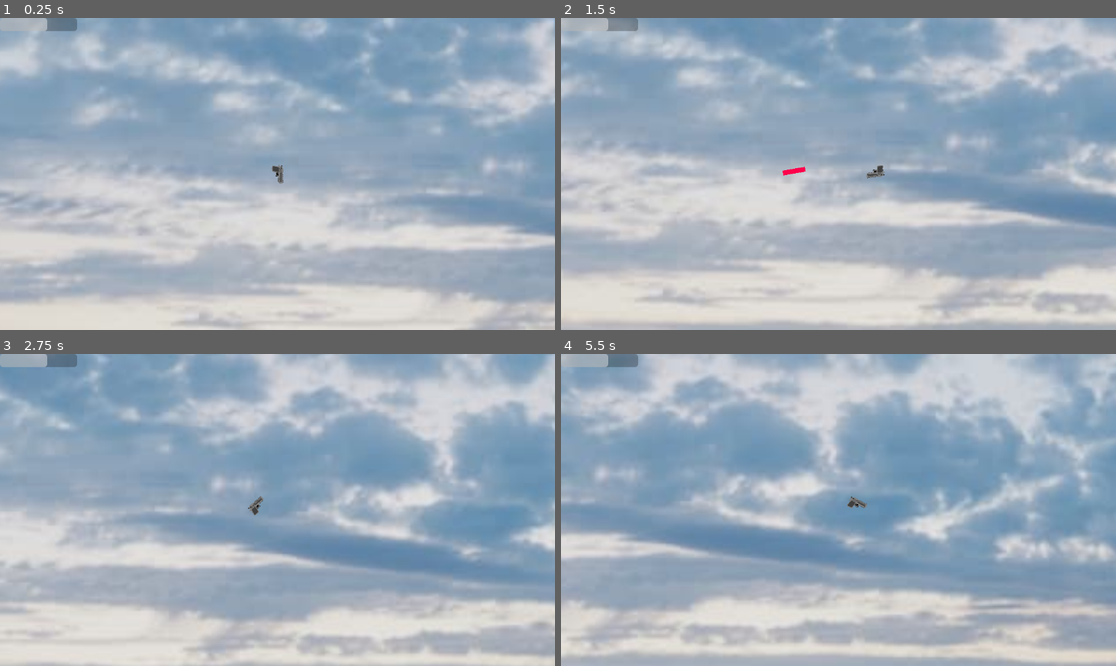
Above: before the commit, frames 1-4 (two rows, left to right).
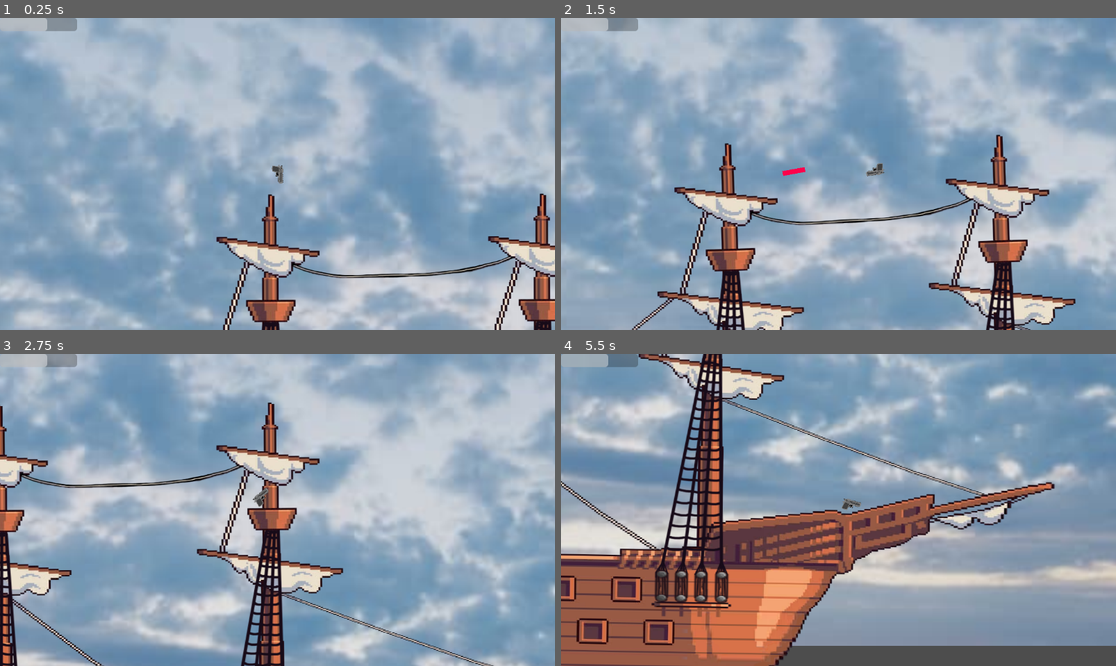
Above: after the commit, the same moments.

Repository: thatshawt/Brackey-gamejam-2024
Game: Godot game, scene res://scenes/boat_scene/boat_scene.tscn
The game is run twice, just before and just after one commit, with the same random seed, the same clock (stepped at 60 frames per second) and the same inputs. The project has no main scene, so this scene is started directly.
Inputs (mouse positions are in pixels of both pictures, inside the frame that each line leads up to):
- Up to frame 1 (0.25 s): no input
- Up to frame 2 (1.5 s): move the mouse to (960, 158) at 0.52 s; hold W (Climb) 0.53-1.28 s; hold D (MoveRight) from 0.53 s (still down); tap Space (Jump) at 0.77 s; move the mouse to (727, 189) at 1.27 s; click (727, 189) at 1.35 s
- Up to frame 3 (2.75 s): tap Space (Jump) at 1.52 s; tap W (Climb) at 1.55 s; move the mouse to (333, 441) at 2.02 s; release D (MoveRight) at 2.03 s; hold A (MoveLeft) from 2.03 s (still down); hold W (Climb) from 2.03 s (still down)
- Up to frame 4 (5.5 s): move the mouse to (810, 572) at 2.77 s; release A (MoveLeft) at 2.78 s; release W (Climb) at 2.78 s; hold D (MoveRight) 2.78-4.28 s; tap W (Climb) at 2.85, 3.8, 4.35 s; tap Space (Jump) at 3.02, 3.77, 4.52 s; move the mouse to (1005, 556) at 3.52 s; press the mouse at (1005, 556) at 3.53 s; move the mouse to (672, 463) at 4.27 s; release the mouse at (672, 463) at 4.28 s; hold A (MoveLeft) 4.28-5.03 s; move the mouse to (866, 510) at 5.02 s; hold D (MoveRight) from 5.03 s (still down); hold W (Climb) from 5.03 s (still down)

The runs differ from the first frame. In frame 1, 67% of the frame differs, in the area x 0-100%, y 0-100%; in frame 2, 67%; in frame 3, 68%; in frame 4, 76%.

Commit message:
Map and Player changes
upgraded the ship and added some freaky stuff also removed a lot of stuff from old player script

Diff:
--- a/scenes/boat_scene/boat_scene.tscn
+++ b/scenes/boat_scene/boat_scene.tscn
@@ -1,12 +1,32 @@
-[gd_scene load_steps=8 format=3 uid="uid://eix60at1ij85"]
-
+[gd_scene load_steps=18 format=3 uid="uid://eix60at1ij85"]
+
+[ext_resource type="Texture2D" uid="uid://btd6bxvgub7km" path="res://resources/freakyah.png" id="1_4jul4"]
 [ext_resource type="Texture2D" uid="uid://s8gawanopjdi" path="res://resources/skybox_clouds.jpeg" id="1_a0s00"]
 [ext_resource type="PackedScene" uid="uid://b81n620de3ncs" path="res://scenes/player/player.tscn" id="1_bvxlg"]
+[ext_resource type="Texture2D" uid="uid://cdqtcj5s3bsaf" path="res://resources/ship.png" id="2_w6jq1"]
+[ext_resource type="Texture2D" uid="uid://ojb7b4v7l1o5" path="res://resources/shipmast.png" id="4_q46a6"]
+[ext_resource type="Script" path="res://scenes/boat_scene/ropes.gd" id="5_k6s8a"]
+[ext_resource type="Script" path="res://scenes/boat_scene/ropes2.gd" id="6_vqwfa"]
+
+[sub_resource type="RectangleShape2D" id="RectangleShape2D_qsqk2"]
+size = Vector2(6232, 1222)
 
 [sub_resource type="Curve2D" id="Curve2D_en0jb"]
 
-[sub_resource type="RectangleShape2D" id="RectangleShape2D_ngirm"]
-size = Vector2(1752.48, 585.336)
+[sub_resource type="RectangleShape2D" id="RectangleShape2D_p7stx"]
+size = Vector2(58.6361, 11.1768)
+
+[sub_resource type="RectangleShape2D" id="RectangleShape2D_sytxi"]
+size = Vector2(304.79, 12)
+
+[sub_resource type="RectangleShape2D" id="RectangleShape2D_whfmp"]
+size = Vector2(215.463, 12)
+
+[sub_resource type="RectangleShape2D" id="RectangleShape2D_hudcq"]
+size = Vector2(264.68, 10.1098)
+
+[sub_resource type="RectangleShape2D" id="RectangleShape2D_6s023"]
+size = Vector2(74, 8.00002)
 
 [sub_resource type="Animation" id="Animation_17l2w"]
 length = 0.001
@@ -68,7 +88,27 @@
 
 [node name="BoatScene" type="Node2D"]
 
+[node name="cloud" type="Sprite2D" parent="."]
+position = Vector2(-162, -2936)
+scale = Vector2(1.40289, 1.19524)
+texture = ExtResource("1_4jul4")
+
+[node name="StaticBody2D" type="StaticBody2D" parent="cloud"]
+
+[node name="CollisionPolygon2D" type="CollisionPolygon2D" parent="cloud/StaticBody2D"]
+polygon = PackedVector2Array(-113.338, 25.936, -138.286, 22.5896, -158.958, 30.1194, -172.501, 55.219, -168.937, 71.9521, -176.778, 88.6851, -168.937, 102.072, -159.671, 123.825, -140.425, 126.334, -122.604, 150.597, -96.2301, 156.454, -76.9841, 183.227, -40.6305, 202.47, -11.405, 190.757, 30.6511, 197.45, 52.0356, 176.534, 69.856, 178.207, 94.0917, 153.944, 119.753, 165.657, 134.722, 151.434, 153.255, 138.884, 174.64, 98.7251, 151.83, 67.7688, 137.573, 68.6055, 110.486, 50.199, 87.6764, 1.6731, 68.4303, -16.7332, 73.42, -35.9763, 48.4715, -56.0559, -64.1534, -58.5659, -74.8456, -35.9763, -112.625, -5.85669, -104.784, 11.7131)
+
+[node name="Ocean" type="Area2D" parent="."]
+position = Vector2(-198, 166)
+
+[node name="CollisionShape2D" type="CollisionShape2D" parent="Ocean"]
+position = Vector2(198, 566)
+shape = SubResource("RectangleShape2D_qsqk2")
+
+[node name="AnimatedSprite2D" type="AnimatedSprite2D" parent="Ocean"]
+
 [node name="TextureRect" type="TextureRect" parent="."]
+z_index = -4
 offset_left = -3118.0
 offset_top = -2674.0
 offset_right = 3118.0
@@ -77,7 +117,7 @@
 stretch_mode = 4
 
 [node name="Player" parent="." instance=ExtResource("1_bvxlg")]
-position = Vector2(-804, -360)
+position = Vector2(-391, -813)
 
 [node name="Path2D" type="Path2D" parent="."]
 curve = SubResource("Curve2D_en0jb")
@@ -91,11 +131,93 @@
 collision_layer = 3
 collision_mask = 3
 
-[node name="CollisionShape2D" type="CollisionShape2D" parent="Path2D/AnimatableBody2D"]
-shape = SubResource("RectangleShape2D_ngirm")
+[node name="ship" type="Sprite2D" parent="Path2D/AnimatableBody2D"]
+position = Vector2(3.49998, -276)
+scale = Vector2(1.31613, 1)
+texture = ExtResource("2_w6jq1")
+
+[node name="masts" type="Sprite2D" parent="Path2D/AnimatableBody2D"]
+z_index = -2
+position = Vector2(0.999992, -274)
+scale = Vector2(1.31105, 1)
+texture = ExtResource("4_q46a6")
+
+[node name="ropes" type="Area2D" parent="Path2D/AnimatableBody2D"]
+script = ExtResource("5_k6s8a")
+
+[node name="CollisionPolygon2D" type="CollisionPolygon2D" parent="Path2D/AnimatableBody2D/ropes"]
+polygon = PackedVector2Array(-359, -45, -485, -45, -419, -501, -389, -501)
+
+[node name="ropes2" type="Area2D" parent="Path2D/AnimatableBody2D"]
+script = ExtResource("6_vqwfa")
+
+[node name="CollisionPolygon2D" type="CollisionPolygon2D" parent="Path2D/AnimatableBody2D/ropes2"]
+polygon = PackedVector2Array(66, -41, 186, -43, 177, -500, 149, -500)
+
+[node name="ShipCollision" type="CollisionPolygon2D" parent="Path2D/AnimatableBody2D"]
+polygon = PackedVector2Array(-815, -186, -796, -171, -650, -154, -616, -129, -574, -129, -518, -94, -401, -90, -304, -30, -8, -30, 127, -37, 194, -96, 419, -123, 455, -136, 624, -179, 612, -101, 464, -42, 456, -21, 425, -12, 370, 64, 324, 151, 287, 191, 236, 212, -674, 212, -698, 66, -715, 66, -731, 39, -740, -34, -805, -43, -817, -71, -764, -79, -812, -150, -817, -174)
+
+[node name="RearOneWayCollision" type="CollisionShape2D" parent="Path2D/AnimatableBody2D"]
+position = Vector2(-844.895, -184.984)
+rotation = 0.15473
+shape = SubResource("RectangleShape2D_p7stx")
+one_way_collision = true
+one_way_collision_margin = 0.2
+
+[node name="LowMastOneWayCollision" type="CollisionShape2D" parent="Path2D/AnimatableBody2D"]
+position = Vector2(-404.842, -438.335)
+rotation = 0.143256
+shape = SubResource("RectangleShape2D_sytxi")
+one_way_collision = true
+one_way_collision_margin = 0.2
+
+[node name="LowMastOneWayCollision2" type="CollisionShape2D" parent="Path2D/AnimatableBody2D"]
+position = Vector2(161, -439)
+rotation = 0.143256
+shape = SubResource("RectangleShape2D_sytxi")
+one_way_collision = true
+one_way_collision_margin = 0.2
+
+[node name="HighMastOneWayCollision" type="CollisionShape2D" parent="Path2D/AnimatableBody2D"]
+position = Vector2(-408, -661)
+rotation = 0.143256
+shape = SubResource("RectangleShape2D_whfmp")
+one_way_collision = true
+one_way_collision_margin = 0.2
+
+[node name="HighMastOneWayCollision2" type="CollisionShape2D" parent="Path2D/AnimatableBody2D"]
+position = Vector2(158, -661)
+rotation = 0.143256
+shape = SubResource("RectangleShape2D_whfmp")
+one_way_collision = true
+one_way_collision_margin = 0.2
+
+[node name="FrontOneWayCollision" type="CollisionShape2D" parent="Path2D/AnimatableBody2D"]
+position = Vector2(743.844, -177.142)
+rotation = -0.217664
+shape = SubResource("RectangleShape2D_hudcq")
+one_way_collision = true
+one_way_collision_margin = 0.2
+
+[node name="NestOneWayCollision" type="CollisionShape2D" parent="Path2D/AnimatableBody2D"]
+position = Vector2(-404, -509)
+shape = SubResource("RectangleShape2D_6s023")
+one_way_collision = true
+one_way_collision_margin = 0.2
+
+[node name="NestOneWayCollision2" type="CollisionShape2D" parent="Path2D/AnimatableBody2D"]
+position = Vector2(160, -509)
+shape = SubResource("RectangleShape2D_6s023")
+one_way_collision = true
+one_way_collision_margin = 0.2
 
 [node name="AnimationPlayer" type="AnimationPlayer" parent="Path2D"]
 libraries = {
 "": SubResource("AnimationLibrary_6k23n")
 }
 autoplay = "bobbing"
+
+[connection signal="body_entered" from="Path2D/AnimatableBody2D/ropes" to="Path2D/AnimatableBody2D/ropes" method="_on_body_entered"]
+[connection signal="body_exited" from="Path2D/AnimatableBody2D/ropes" to="Path2D/AnimatableBody2D/ropes" method="_on_body_exited"]
+[connection signal="body_entered" from="Path2D/AnimatableBody2D/ropes2" to="Path2D/AnimatableBody2D/ropes2" method="_on_body_entered"]
+[connection signal="body_exited" from="Path2D/AnimatableBody2D/ropes2" to="Path2D/AnimatableBody2D/ropes2" method="_on_body_exited"]
--- /dev/null
+++ b/scenes/boat_scene/ropes.gd
@@ -0,0 +1,13 @@
+extends Area2D
+
+
+func _on_body_entered(body):
+	if body.is_in_group("Climber"):
+		if body.climbing == false:
+			body.climbing = true
+
+
+func _on_body_exited(body):
+	if body.is_in_group("Climber"):
+		if body.climbing == true:
+			body.climbing = false
--- /dev/null
+++ b/scenes/boat_scene/ropes2.gd
@@ -0,0 +1,13 @@
+extends Area2D
+
+
+func _on_body_entered(body):
+	if body.is_in_group("Climber"):
+		if body.climbing == false:
+			body.climbing = true
+
+
+func _on_body_exited(body):
+	if body.is_in_group("Climber"):
+		if body.climbing == true:
+			body.climbing = false
--- a/scenes/player/CLIMB.gd
+++ b/scenes/player/CLIMB.gd
@@ -8,7 +8,7 @@
 	Player.gravity()
 	player_movement()
 	slide_movement(delta)
-	if Player.get_next_to_wall() == null:
+	if !Player.climbing:
 		if !Player.is_on_floor():
 			return STATES.FALL
 		else:
--- a/scenes/player/FALL.gd
+++ b/scenes/player/FALL.gd
@@ -11,8 +11,8 @@
 
 	if Player.is_on_floor():
 		return STATES.IDLE
-	if Player.get_next_to_wall() != null:
-		if Player.movement_input.x == Player.get_next_to_wall().x:
+	if Player.climbing:
+		if Player.movement_input.y < 0:
 			return STATES.CLIMB
 	if Player.jump_input:
 		if Player.can_jump or Player.coyote:
--- a/scenes/player/JUMP.gd
+++ b/scenes/player/JUMP.gd
@@ -5,17 +5,13 @@
 	Player.gravity()
 	player_movement()
 
-	if Player.touched_wall:
-		if Player.jump_just_released:
-			Player.velocity = lerp(Player.velocity, Vector2(0,0), 0.4)
-	else:
-		if Player.jump_just_released:
-			Player.velocity.y = lerp(Player.velocity.y, 0.0, 0.4)
+	if Player.jump_just_released:
+		Player.velocity.y = lerp(Player.velocity.y, 0.0, 0.4)
 
 	if Player.velocity.y > 0:
 		return STATES.FALL
-	if Player.get_next_to_wall() != null:
-		if Player.movement_input.x == Player.get_next_to_wall().x:
+	if Player.climbing:
+		if Player.movement_input.y < 0:
 			return STATES.CLIMB
 	if Player.jump_input:
 		if Player.can_jump:
@@ -29,10 +25,4 @@
 
 	if Player.can_jump or Player.coyote:
 		Player.velocity.y = Player.jump_velocity
-		if Player.get_next_to_wall() != null:
-			if !Player.is_on_floor():
-				Player.velocity.x = Player.get_next_to_wall().x * Player.jump_velocity
-		elif Player.prev_state == STATES.FALL:
-			if Player.wall_jump_coyote() != null:
-				Player.velocity.x = Player.wall_jump_coyote().x * Player.jump_velocity
 	Player.coyote = false
--- a/scenes/player/MOVE.gd
+++ b/scenes/player/MOVE.gd
@@ -10,6 +10,9 @@
 	if Player.velocity.y > 0:
 		if !Player.is_on_floor():
 			return STATES.FALL
+	if Player.climbing:
+		if Player.movement_input.y < 0:
+			return STATES.CLIMB
 	if Player.jump_input:
 		if Player.can_jump:
 			return STATES.JUMP
--- a/scenes/player/Player.gd
+++ b/scenes/player/Player.gd
@@ -16,7 +16,7 @@
 #player movement
 const jump_hang_gravity = 0
 const jump_height : float = 96
-const variable_jump_height : float = 88
+const variable_jump_height : float = 96
 const jump_time_to_peak : float = 0.6
 const jump_time_to_descent : float = 0.45
 const SPEED = 400
@@ -37,7 +37,6 @@
 #mechanics
 var health := 60.0
 var coyote := false
-var touched_wall := false
 var touched_floor := false
 var prev_velocity : Vector2 = Vector2.ZERO
 var jump_velocity : float = ((2.0 * jump_height) / jump_time_to_peak) * -1.0
@@ -49,6 +48,7 @@
 var max_jumps : int = 1
 var jump_buffer := false
 var wall_jump_buffer := false
+var climbing := false
 var downed := false
 var attack_duration := 0.1
 var attack_angle
@@ -72,6 +72,7 @@
 
 func _ready():
 	_spawn_weapon_in_hand()
+
 	for state in STATES.get_children():
 		state.STATES = STATES
 		state.Player = self
@@ -87,15 +88,8 @@
 		can_jump = false
 	elif jump_count < max_jumps:
 		can_jump = true
-	if get_next_to_wall() != null:
-		touched_wall = true
-		if velocity.y >= -164:
-			jump_count = 0
-	if jump_just_released:
-		touched_wall = false
 	if is_on_floor():
 		jump_count = 0
-		touched_wall = false
 
 func _physics_process(delta):
 	if is_on_floor(): _last_frame_was_on_floor = Engine.get_physics_frames()
@@ -184,24 +178,6 @@
 			return true
 	return false
 
-func get_next_to_wall():
-	for raycast in Raycasts.get_children():
-		raycast.force_raycast_update()
-		if $Raycasts/MidLeft.is_colliding():
-			if $Raycasts/TopLeft.is_colliding() or $Raycasts/BottomLeft.is_colliding():
-				prev_slide_dir = Vector2.LEFT
-				return Vector2.LEFT
-		elif $Raycasts/MidRight.is_colliding():
-			if $Raycasts/TopRight.is_colliding() or $Raycasts/BottomRight.is_colliding():
-					prev_slide_dir = Vector2.RIGHT
-					return Vector2.RIGHT
-		return null
-
-func wall_jump_coyote():
-	if wall_jump_buffer:
-		return prev_slide_dir
-	return null
-
 func attempt_correction(amount: int):
 	if test_move(global_transform, Vector2(0, velocity.y * get_physics_process_delta_time())):
 		for i in range(1, amount*2+1):
@@ -239,6 +215,10 @@
 	var mouse_pos = get_local_mouse_position()
 	Camera.position = (mouse_pos / sensitivity)
 
+func _input(event: InputEvent):
+	if (event.is_action_pressed("MoveDown")) && is_on_floor():
+		position.y += 1
+
 func player_input():
 	movement_input = Vector2.ZERO
 	if Input.is_action_pressed("MoveRight"):
--- a/scenes/player/player.tscn
+++ b/scenes/player/player.tscn
@@ -15,7 +15,7 @@
 [sub_resource type="RectangleShape2D" id="RectangleShape2D_37dgx"]
 size = Vector2(22, 42)
 
-[node name="Player" type="CharacterBody2D"]
+[node name="Player" type="CharacterBody2D" groups=["Climber"]]
 script = ExtResource("1_81fon")
 
 [node name="Sprite2D" type="Sprite2D" parent="."]
@@ -67,30 +67,6 @@
 
 [node name="DOWN" parent="STATES" instance=ExtResource("7_6g2yb")]
 
-[node name="Raycasts" type="Node2D" parent="."]
-
-[node name="TopRight" type="RayCast2D" parent="Raycasts"]
-position = Vector2(0, -41)
-target_position = Vector2(11, 0)
-
-[node name="BottomRight" type="RayCast2D" parent="Raycasts"]
-target_position = Vector2(11, 0)
-
-[node name="MidRight" type="RayCast2D" parent="Raycasts"]
-position = Vector2(0, -20)
-target_position = Vector2(14, 0)
-
-[node name="TopLeft" type="RayCast2D" parent="Raycasts"]
-position = Vector2(0, -41)
-target_position = Vector2(-11, 0)
-
-[node name="BottomLeft" type="RayCast2D" parent="Raycasts"]
-target_position = Vector2(-11, 0)
-
-[node name="MidLeft" type="RayCast2D" parent="Raycasts"]
-position = Vector2(0, -20)
-target_position = Vector2(-14, 0)
-
 [node name="Arm" type="Node2D" parent="."]
 position = Vector2(0, -26)
 
--- a/scenes/weapon/weapon.gd
+++ b/scenes/weapon/weapon.gd
@@ -5,7 +5,6 @@
 var level : int = 0
 var current_weapon : weapons
 enum weapons {Bow,Crossbow,Flintlock,Deagle,Shotgun,M16,Rocket_Launcher,Beam_Emitter}
-#var weapon_class = Weapon.new()
 
 # Called when the node enters the scene tree for the first time.
 func _ready():
Binary file added: resources/freakyah.png
Not shown, added: resources/freakyah.png.import
Binary file added: resources/ship.png
Not shown, added: resources/ship.png.import
Binary file added: resources/shipmast.png
Not shown, added: resources/shipmast.png.import
Not shown, removed: resources/ship.pdn
